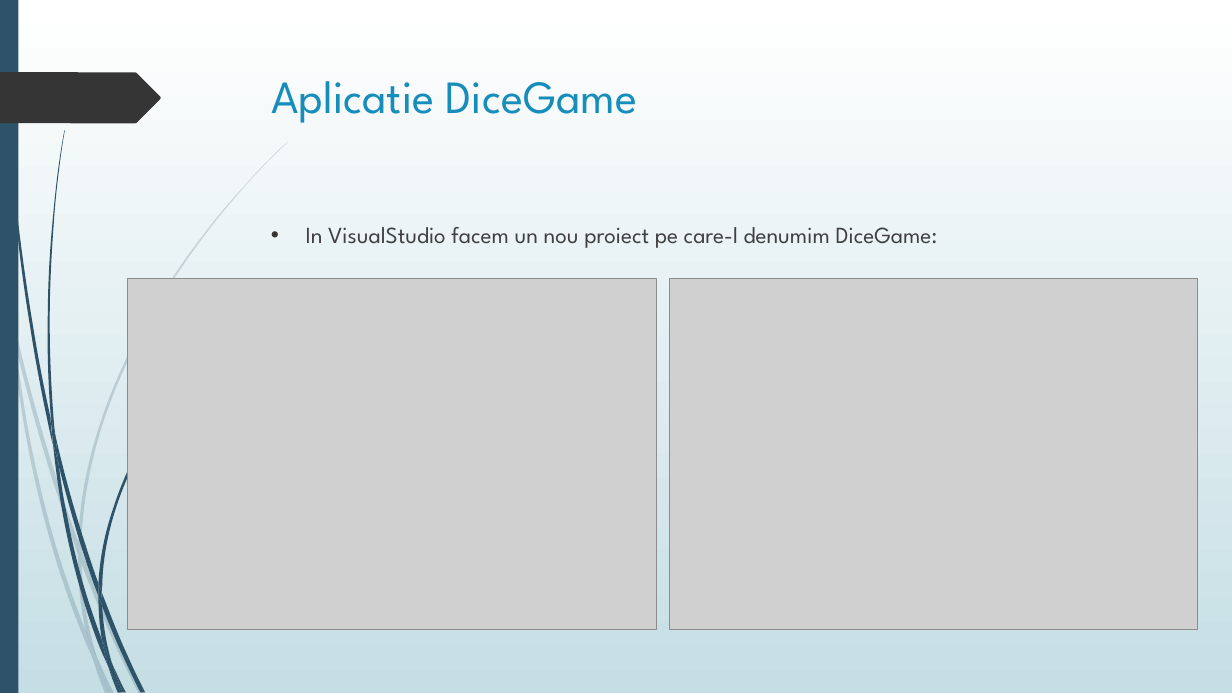
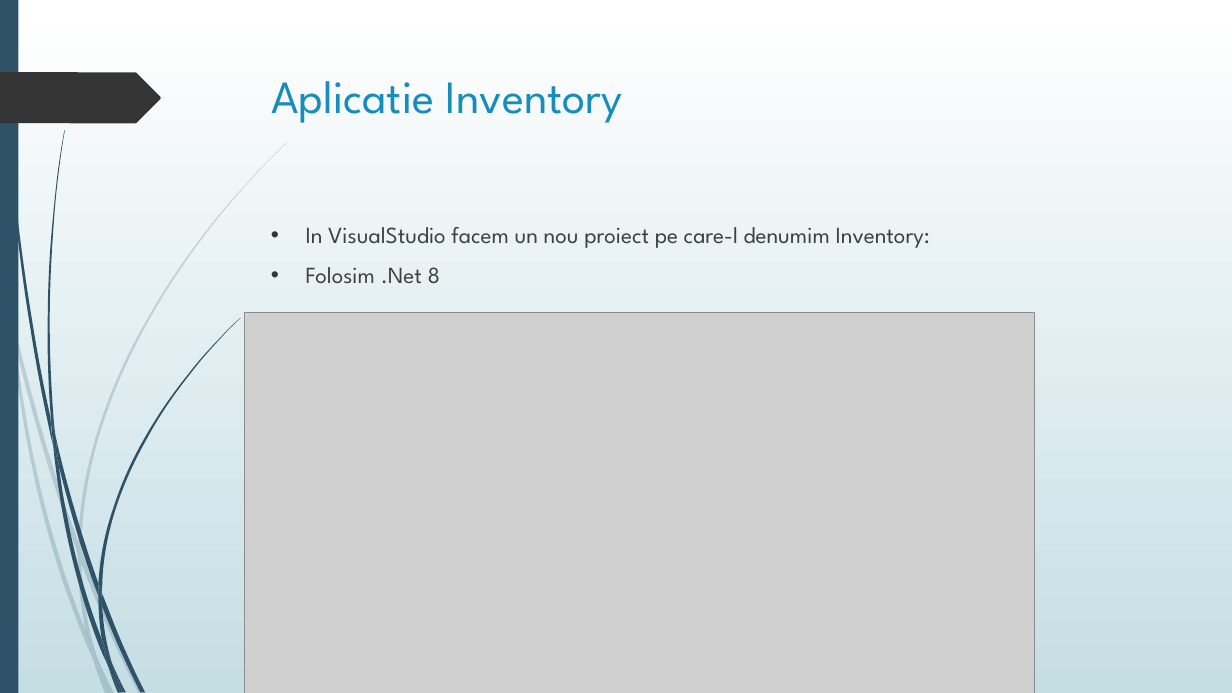
Before and after one commit to cchw01/cursuripractica2024, a slide deck: slide 5 of Curs C#/PrezentareNetCoreEFCore 2 1.pptx. Drawn at 1232x693 pixels with LibreOffice and Linux fonts; fonts in the diff are those of the drawing; grey boxes stand for pictures. Boxes give left, top, right and bottom in pixels: in the first picture for what was removed or moved away, otherwise in the second. Text is boxed around its words. In the diff, an @@ line names an element or a change of style, - is before the commit and + after.

```diff
--- a/Curs C#/PrezentareNetCoreEFCore 2 1.pptx
+++ b/Curs C#/PrezentareNetCoreEFCore 2 1.pptx
@@ title at (271, 81, 623, 123): text changed @@
-Aplicatie DiceGame
+Aplicatie Inventory
@@ text at (306, 227, 930, 284): text changed @@
-• In VisualStudio facem un nou proiect pe care-l denumim DiceGame:
+• In VisualStudio facem un nou proiect pe care-l denumim Inventory:
+• Folosim .Net 8
@@ picture removed at (669, 278, 1198, 629) @@
@@ picture: place and size @@
-picture at (128, 278, 656, 629)
+picture at (244, 312, 1035, 693)
```
Also in this commit, not shown: 7 other slides changed, 14 slides added, 22 slides removed.
